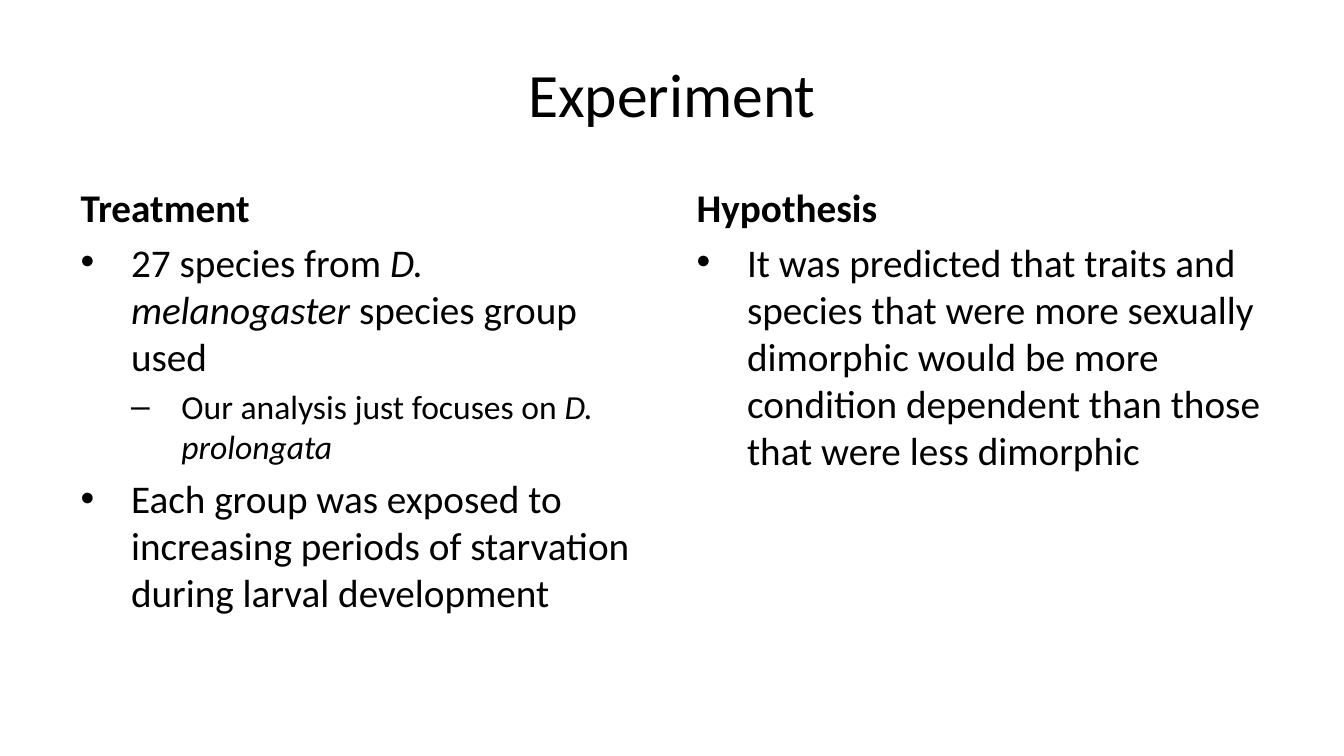
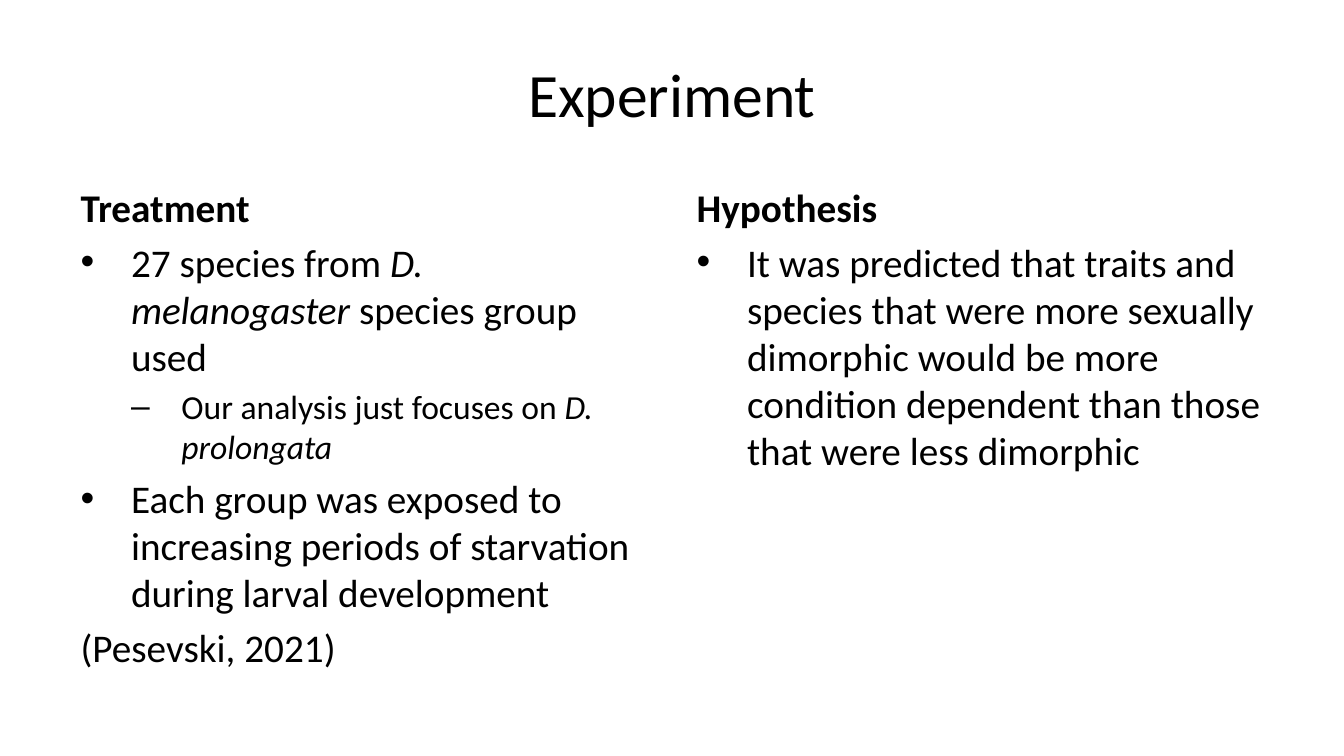
Before and after one commit to marabass/Dpro_CD_SD, a slide deck: slide 2 of SexDimDPro.pptx (slide 3 before the commit). Drawn at 1344x756 pixels with LibreOffice and Linux fonts; fonts in the diff are those of the drawing. Boxes give left, top, right and bottom in pixels: in the first picture for what was removed or moved away, otherwise in the second. Text is boxed around its words. In the diff, an @@ line names an element or a change of style, - is before the commit and + after.

Commit message:
Powerpoint update

```diff
--- a/SexDimDPro.pptx
+++ b/SexDimDPro.pptx
@@ text at [81,633,335,668]: paragraph added @@
+(Pesevski, 2021)
```
Also in this commit, not shown: 1 other slide changed, 2 slides added, 1 slide removed, 1 other file.
